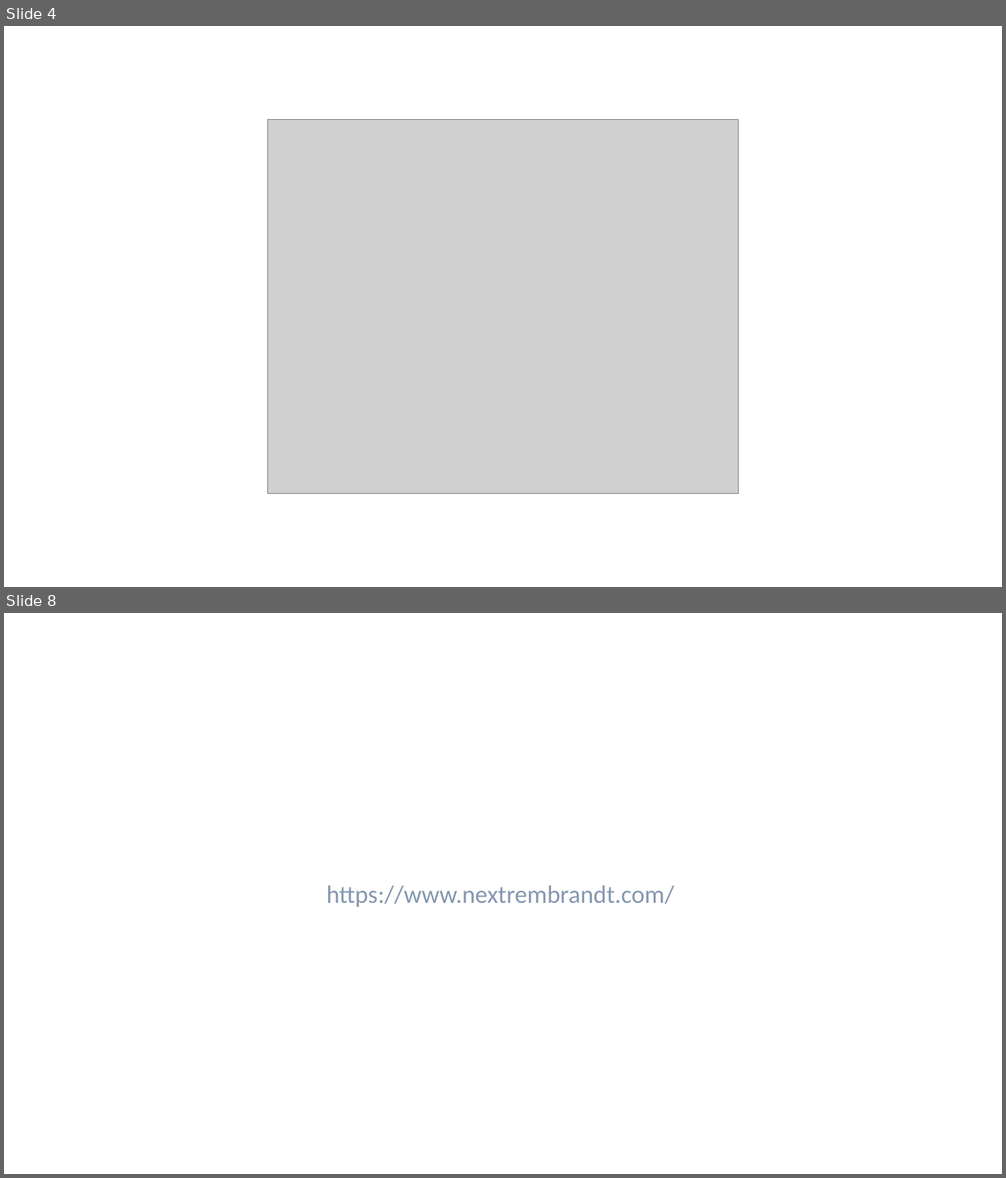
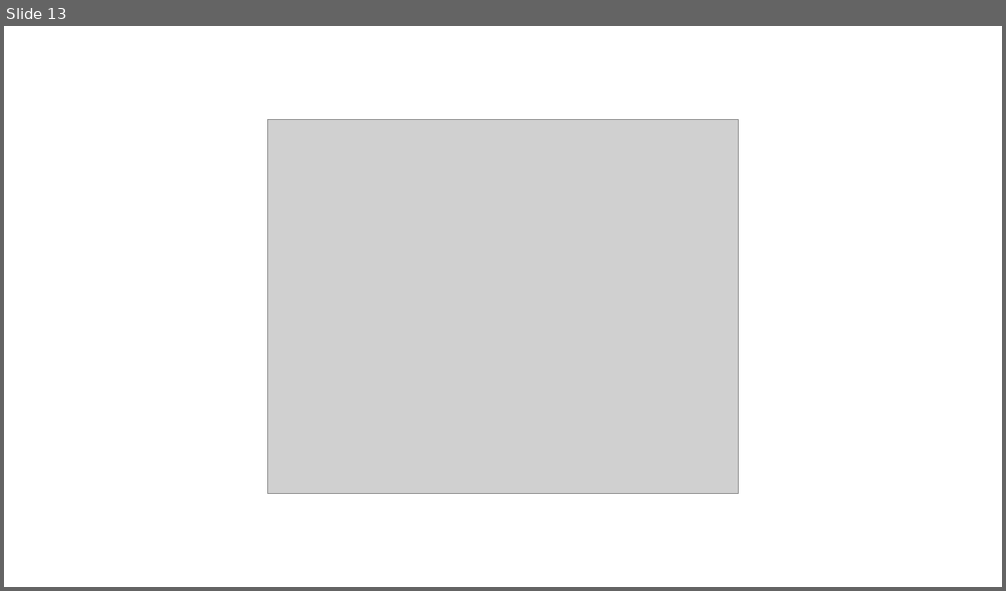
Before and after one commit to PracticumAI/gan, a slide deck: presentations/01_gan_intro.pptx. Shown one above the other, each under a label of ours: slides 4 and 8 before the commit, slide 13 after it; the slides between them are not shown. The pictures are 1006x1178 and 1006x591 pixels, drawn with LibreOffice and Linux fonts; fonts in the diff are those of the drawing; grey boxes stand for pictures. Boxes give left, top, right and bottom in pixels: in the first picture for what was removed or moved away, otherwise in the second. Text is boxed around its words. In the diff, an @@ line names an element or a change of style, - is before the commit and + after.

```diff
--- a/presentations/01_gan_intro.pptx
+++ b/presentations/01_gan_intro.pptx
@@ slide 8 removed at (4, 613, 1002, 1174), background #FFFFFF @@
@@ text removed at (326, 885, 674, 907) @@
-https://www.nextrembrandt.com/
@@ what was slide 4 is now slide 13 @@
```
Also in this commit, not shown: 6 slides changed, 4 slides added, 2 other slides removed, 1 other file.
